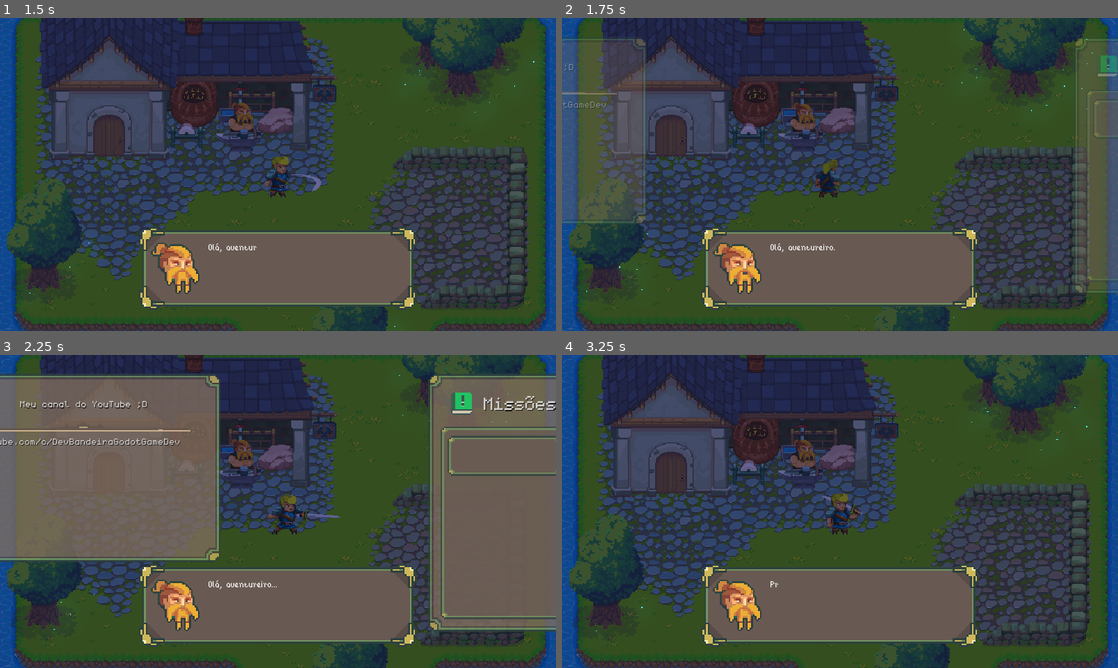
Above: before the commit, frames 1-4 (two rows, left to right).
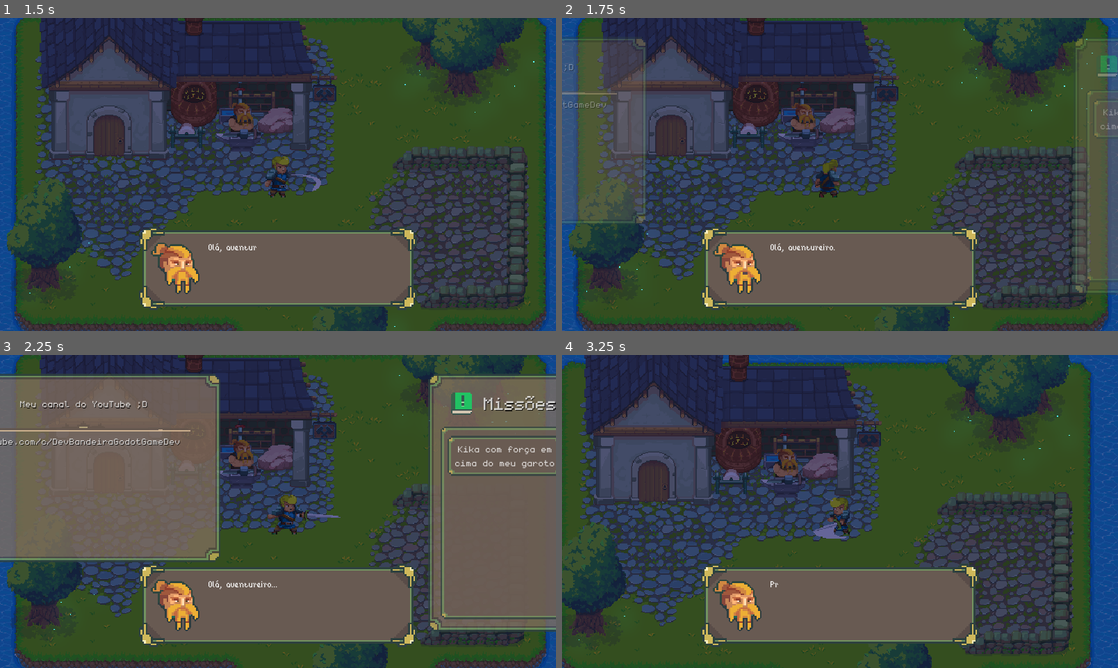
Above: after the commit, the same moments.

Repository: Bandeiraa/Shadow-World
Game: Godot game, scene res://scenes/grass_lands/management/level.tscn
Two runs of this game, one before a commit and one after it. Both use one fixed random seed, a clock stepped at 60 frames per second and the inputs below.
Inputs (mouse positions are in pixels of both pictures, inside the frame that each line leads up to):
- Up to frame 1 (1.5 s): move the mouse to (400, 158) at 0.52 s; hold Right (ui_right) 0.53-1.28 s; click (400, 158) at 0.6 s; tap E (interact, bound only before the commit) at 0.8, 1.35 s; move the mouse to (166, 190) at 1.27 s; hold Down (ui_down) from 1.28 s (still down)
- Up to frame 2 (1.75 s): keep holding Down (ui_down); tap Q (quest_container, bound only before the commit) at 1.55 s
- Up to frame 3 (2.25 s): move the mouse to (333, 442) at 2.02 s; release Down (ui_down) at 2.03 s; hold Right (ui_right) from 2.03 s (still down); tap Q (quest_container, bound only before the commit) at 2.1 s
- Up to frame 4 (3.25 s): click (895, 442) at 2.3 s; move the mouse to (812, 574) at 2.77 s; release Right (ui_right) at 2.78 s; hold Up (ui_up) from 2.78 s (still down); click (812, 574) at 2.85 s; tap E (interact, bound only before the commit) at 3.05 s

Frame 1 is identical in both runs. In frame 2, less than 0.1% of the frame differs, in the area x 96-100%, y 29-36%; in frame 3, 0.3%; in frame 4, 41%, in the area x 0-100%, y 0-100%.

Commit message:
Quest Slot initial logic and player sleep while in quest container

Diff:
--- a/project.godot
+++ b/project.godot
@@ -48,6 +48,11 @@
 "class": "QuestContainer",
 "language": "GDScript",
 "path": "res://scripts/general/interface/quest/quest_container.gd"
+}, {
+"base": "TextureRect",
+"class": "QuestSlot",
+"language": "GDScript",
+"path": "res://scripts/general/interface/quest/quest_slot.gd"
 } ]
 _global_script_class_icons={
 "Blacksmith": "",
@@ -57,7 +62,8 @@
 "Dialog": "",
 "GUI": "",
 "GrassLandsLM": "",
-"QuestContainer": ""
+"QuestContainer": "",
+"QuestSlot": ""
 }
 
 [application]
@@ -129,19 +135,24 @@
 , Object(InputEventKey,"resource_local_to_scene":false,"resource_name":"","device":0,"alt":false,"shift":false,"control":false,"meta":false,"command":false,"pressed":false,"scancode":83,"physical_scancode":0,"unicode":0,"echo":false,"script":null)
  ]
 }
-attack={
+ui_attack={
 "deadzone": 0.5,
 "events": [ Object(InputEventMouseButton,"resource_local_to_scene":false,"resource_name":"","device":0,"alt":false,"shi …(212 unchanged characters)…
  ]
 }
-interact={
+ui_interact={
 "deadzone": 0.5,
 "events": [ Object(InputEventKey,"resource_local_to_scene":false,"resource_name":"","device":0,"alt":false,"shift":false,"control":false,"meta":false,"command":false,"pressed":false,"scancode":69,"physical_scancode":0,"unicode":0,"echo":false,"script":null)
  ]
 }
-quest_container={
+ui_quest={
 "deadzone": 0.5,
 "events": [ Object(InputEventKey,"resource_local_to_scene":false,"resource_name":"","device":0,"alt":false,"shift":false,"control":false,"meta":false,"command":false,"pressed":false,"scancode":81,"physical_scancode":0,"unicode":0,"echo":false,"script":null)
+ ]
+}
+ui_click={
+"deadzone": 0.5,
+"events": [ Object(InputEventMouseButton,"resource_local_to_scene":false,"resource_name":"","device":0,"alt":false,"shift":false,"control":false,"meta":false,"command":false,"button_mask":0,"position":Vector2( 0, 0 ),"global_position":Vector2( 0, 0 ),"factor":1.0,"button_index":1,"pressed":false,"doubleclick":false,"script":null)
  ]
 }
 
--- a/scenes/general/characters/character_template.tscn
+++ b/scenes/general/characters/character_template.tscn
@@ -4,7 +4,7 @@
 [ext_resource path="res://scripts/general/characters/character_stats.gd" type="Script" id=2]
 [ext_resource path="res://scripts/general/characters/character_texture.gd" type="Script" id=3]
 
-[node name="Character" type="KinematicBody2D"]
+[node name="Character" type="KinematicBody2D" groups=["character"]]
 script = ExtResource( 1 )
 
 [node name="Texture" type="Sprite" parent="."]
--- a/scenes/general/interface/quest/quest_container.tscn
+++ b/scenes/general/interface/quest/quest_container.tscn
@@ -285,9 +285,9 @@
 modulate = Color( 1, 1, 1, 0 )
 anchor_left = 1.0
 anchor_right = 1.0
-margin_left = 20.0
+margin_left = 660.0
 margin_top = 20.0
-margin_right = 200.0
+margin_right = 840.0
 margin_bottom = 320.0
 mouse_filter = 2
 texture = ExtResource( 2 )
@@ -349,6 +349,7 @@
 mouse_filter = 2
 
 [node name="QuestSlot" parent="RightSidebar/QuestContainer/Container/VContainer" instance=ExtResource( 7 )]
+mouse_filter = 1
 
 [node name="Animation" type="AnimationPlayer" parent="."]
 anims/RESET = SubResource( 2 )
--- a/scenes/general/interface/quest/quest_slot.tscn
+++ b/scenes/general/interface/quest/quest_slot.tscn
@@ -1,6 +1,11 @@
-[gd_scene load_steps=2 format=2]
+[gd_scene load_steps=5 format=2]
 
 [ext_resource path="res://assets/interface/quest/slot.png" type="Texture" id=1]
+[ext_resource path="res://assets/interface/fonts/monogram.ttf" type="DynamicFontData" id=2]
+[ext_resource path="res://scripts/general/interface/quest/quest_slot.gd" type="Script" id=3]
+
+[sub_resource type="DynamicFont" id=1]
+font_data = ExtResource( 2 )
 
 [node name="QuestSlot" type="TextureRect"]
 margin_right = 132.0
@@ -8,3 +13,13 @@
 rect_min_size = Vector2( 132, 46 )
 mouse_filter = 2
 texture = ExtResource( 1 )
+script = ExtResource( 3 )
+
+[node name="QuestName" type="Label" parent="."]
+anchor_right = 1.0
+anchor_bottom = 1.0
+custom_fonts/font = SubResource( 1 )
+text = "Kika com força em cima do meu garoto"
+align = 1
+valign = 1
+autowrap = true
--- a/scripts/general/characters/character_template.gd
+++ b/scripts/general/characters/character_template.gd
@@ -29,7 +29,7 @@
 
 
 func attack() -> void:
-	if Input.is_action_just_pressed("attack") and not texture.in_action:
+	if Input.is_action_just_pressed("ui_attack") and not texture.in_action:
 		can_move = false
 		texture.action_behavior("attack", stats.current_attack)
 
--- a/scripts/general/interface/dialog.gd
+++ b/scripts/general/interface/dialog.gd
@@ -58,7 +58,7 @@
 
 
 func break_condition() -> bool:
-	if not Input.is_action_just_pressed("interact") or not can_interact:
+	if not Input.is_action_just_pressed("ui_interact") or not can_interact:
 		return false
 
 	return true
--- a/scripts/general/interface/game_user_interface.gd
+++ b/scripts/general/interface/game_user_interface.gd
@@ -27,10 +27,10 @@
 
 func handle_quest_container() -> void:
 	var on_action: bool = quest_container.on_action
-	if Input.is_action_just_pressed("quest_container") and not on_action:
+	if Input.is_action_just_pressed("ui_quest") and not on_action:
 		quest_container.play_animation("show_container")
 		return
 
-	if Input.is_action_just_pressed("quest_container") and on_action:
+	if Input.is_action_just_pressed("ui_quest") and on_action:
 		quest_container.play_animation("hide_container")
 		return
--- a/scripts/general/interface/quest/quest_container.gd
+++ b/scripts/general/interface/quest/quest_container.gd
@@ -41,6 +41,8 @@
 		"hide_container":
 			on_action = false
 			display_placeholder_text()
+			get_tree().call_group("character", "sleep", true)
 
 		"show_container":
 			on_action = true
+			get_tree().call_group("character", "sleep", false)
--- /dev/null
+++ b/scripts/general/interface/quest/quest_slot.gd
@@ -0,0 +1,26 @@
+extends TextureRect
+class_name QuestSlot
+
+var quest_name: String = ""
+var quest_description: String = ""
+
+var can_click: bool = false
+
+func _ready() -> void:
+	var _exited: bool = connect("mouse_exited", self, "mouse_interaction", ["exited"])
+	var _entered: bool = connect("mouse_entered", self, "mouse_interaction", ["entered"])
+
+
+func mouse_interaction(state: String) -> void:
+	if state == "entered":
+		modulate.a = 0.5
+		can_click = true
+
+	if state == "exited":
+		modulate.a = 1.0
+		can_click = false
+
+
+func _process(_delta: float) -> void:
+	if Input.is_action_just_pressed("ui_click") and can_click:
+		pass
--- a/scripts/grass_lands/npcs/blacksmith.gd
+++ b/scripts/grass_lands/npcs/blacksmith.gd
@@ -26,7 +26,7 @@
 
 
 func interact() -> void:
-	if Input.is_action_just_pressed("interact") and not is_interacting:
+	if Input.is_action_just_pressed("ui_interact") and not is_interacting:
 		player.sleep(false)
 		is_interacting = true
 		get_tree().call_group("gui", "select_container", self, "dialog", info_list)
